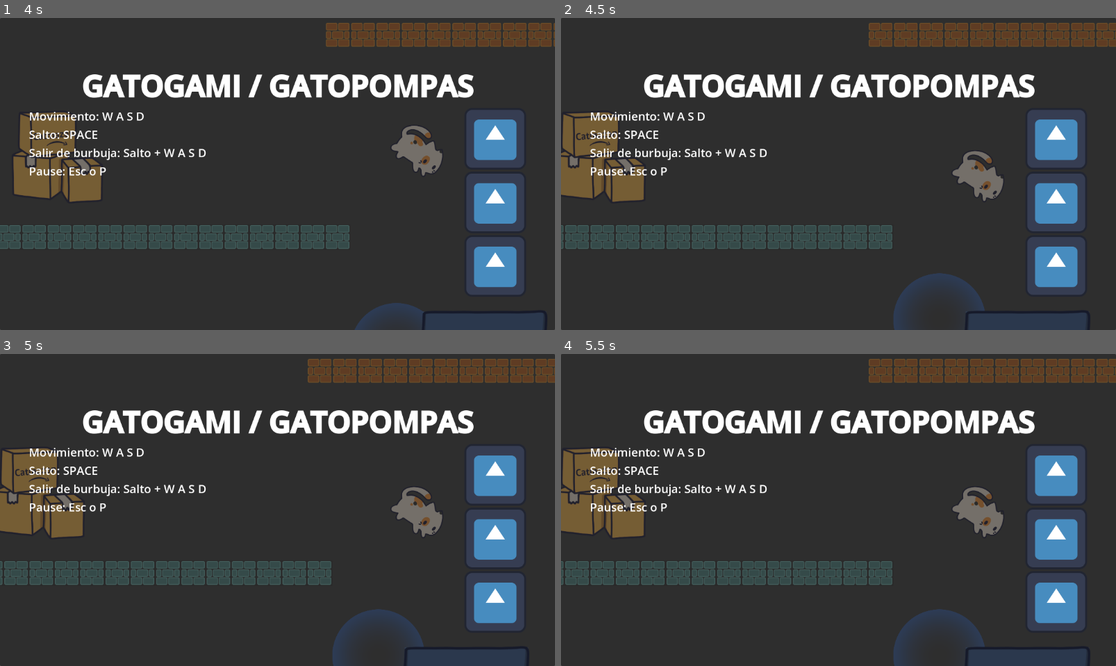
Above: before the commit, frames 1-4 (two rows, left to right).
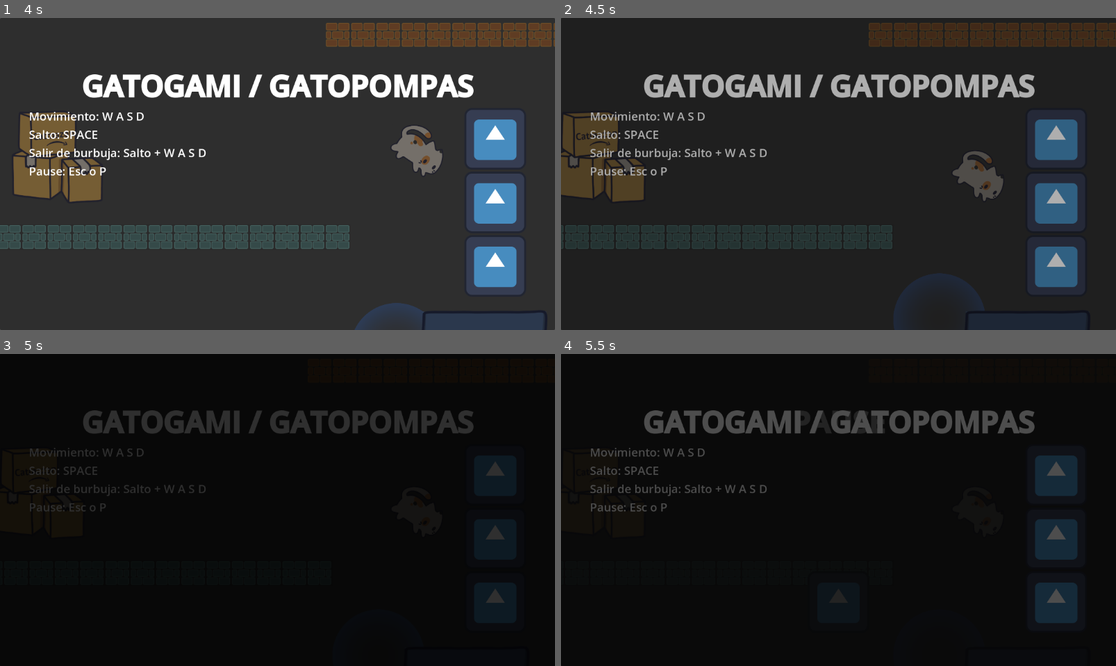
Above: after the commit, the same moments.

Repository: ManuelOteroFernandez/GGJ25
Game: Godot game, scene res://Enviroment/Game.tscn
Two runs of this game, one before a commit and one after it. Both use one fixed random seed, a clock stepped at 60 frames per second and the inputs below. The engine's default icon, where the game draws it, is replaced by a stand-in: a white triangle on a blue panel in a dark square.
Inputs:
- Up to frame 1 (4 s): tap Enter (ui_accept) at 0.5, 0.77, 1.52, 3.02, 3.77 s; hold Right (ui_right) 0.53-2.03 s; hold Left (ui_left) 2.03-2.78 s; hold Right (ui_right) from 2.78 s (still down)
- Up to frame 2 (4.5 s): tap Escape (pause) at 4.15 s; release Right (ui_right) at 4.28 s; hold Left (ui_left) from 4.28 s (still down)
- Up to frame 3 (5 s): keep holding Left (ui_left); tap Enter (ui_accept) at 4.52 s
- Up to frame 4 (5.5 s): release Left (ui_left) at 5.03 s; hold Right (ui_right) from 5.03 s (still down)

Frame 1 is identical in both runs. In frame 2, 18% of the frame differs, in the area x 0-100%, y 1-100%; in frame 3, 100%, in the area x 0-100%, y 0-100%; in frame 4, 100%.

Commit message:
pause menu

Diff:
--- a/Enviroment/Game.tscn
+++ b/Enviroment/Game.tscn
@@ -7,9 +7,10 @@
 [ext_resource type="PackedScene" uid="uid://dnn87aqvrb6mj" path="res://Bubble/BubbleGenerator.tscn" id="3_y6ar3"]
 [ext_resource type="PackedScene" uid="uid://cuo8j65d6g5ep" path="res://AirBlower/AirBlower.tscn" id="4_r2p2q"]
 [ext_resource type="PackedScene" uid="uid://bikkpuuf1fguh" path="res://Checkpoints/checkpoint.tscn" id="5_evd3c"]
-[ext_resource type="PackedScene" path="res://enemies/goose.tscn" id="6_2m7wg"]
+[ext_resource type="PackedScene" uid="uid://c0ciq8i8jqgak" path="res://enemies/goose.tscn" id="6_2m7wg"]
 [ext_resource type="PackedScene" uid="uid://bchnsttsurq8c" path="res://UI/MainMenu.tscn" id="8_753ur"]
 [ext_resource type="PackedScene" uid="uid://dbcv57i5bh274" path="res://UI/fade_screen.tscn" id="8_wvjf0"]
+[ext_resource type="PackedScene" uid="uid://bnf2ne0knnysg" path="res://UI/MenuPause.tscn" id="9_10i7p"]
 
 [sub_resource type="TileSetAtlasSource" id="TileSetAtlasSource_urob0"]
 texture = ExtResource("3_t23de")
@@ -214,6 +215,10 @@
 
 [node name="CanvasLayer" type="CanvasLayer" parent="."]
 
+[node name="PauseMenu" parent="CanvasLayer" node_paths=PackedStringArray("fade") instance=ExtResource("9_10i7p")]
+visible = false
+fade = NodePath("../fade_screen")
+
 [node name="MainMenu" parent="CanvasLayer" node_paths=PackedStringArray("fade") instance=ExtResource("8_753ur")]
 fade = NodePath("../fade_screen")
 metadata/_edit_use_anchors_ = true
--- a/GameController.gd
+++ b/GameController.gd
@@ -1,4 +1,6 @@
 extends Node
+
+signal pause_signal
 
 # Enum para tipos de burbulla
 enum bubbleType {
@@ -10,9 +12,18 @@
 
 var last_checkpoint_position = Vector2(0,0)
 
+var in_menu = true
+
 func _ready() -> void:
 	process_mode = Node.PROCESS_MODE_ALWAYS
 
 func _input(event: InputEvent) -> void:
 	if event.is_action_pressed("pause",true):
-		get_tree().paused = not get_tree().paused
+		pause()
+
+func init_game():
+	in_menu = false
+
+func pause():
+	get_tree().paused = not get_tree().paused
+	pause_signal.emit()
--- /dev/null
+++ b/UI/MenuPause.tscn
@@ -0,0 +1,42 @@
+[gd_scene load_steps=5 format=3 uid="uid://bnf2ne0knnysg"]
+
+[ext_resource type="Theme" uid="uid://c0spuf5fuqnr6" path="res://new_theme.tres" id="1_r6o1r"]
+[ext_resource type="Script" path="res://UI/menu_pause.gd" id="2_f4kjv"]
+[ext_resource type="Texture2D" uid="uid://ccrlpljsdhna4" path="res://icon.svg" id="3_x86si"]
+
+[sub_resource type="StyleBoxEmpty" id="StyleBoxEmpty_tihdv"]
+
+[node name="PauseMenu" type="PanelContainer"]
+anchors_preset = 15
+anchor_right = 1.0
+anchor_bottom = 1.0
+grow_horizontal = 2
+grow_vertical = 2
+theme = ExtResource("1_r6o1r")
+script = ExtResource("2_f4kjv")
+
+[node name="MarginContainer" type="MarginContainer" parent="."]
+layout_mode = 2
+theme = ExtResource("1_r6o1r")
+
+[node name="VBoxContainer" type="VBoxContainer" parent="MarginContainer"]
+layout_mode = 2
+
+[node name="RichTextLabel" type="RichTextLabel" parent="MarginContainer/VBoxContainer"]
+layout_mode = 2
+theme = ExtResource("1_r6o1r")
+bbcode_enabled = true
+text = "[center][b]PAUSE[/b][/center]"
+fit_content = true
+
+[node name="HSeparator" type="HSeparator" parent="MarginContainer/VBoxContainer"]
+layout_mode = 2
+theme_override_constants/separation = 260
+theme_override_styles/separator = SubResource("StyleBoxEmpty_tihdv")
+
+[node name="btnContinue" type="TextureButton" parent="MarginContainer/VBoxContainer"]
+layout_mode = 2
+size_flags_horizontal = 4
+texture_normal = ExtResource("3_x86si")
+
+[connection signal="pressed" from="MarginContainer/VBoxContainer/btnContinue" to="." method="_on_btn_continue_pressed"]
--- a/UI/fade_screen.gd
+++ b/UI/fade_screen.gd
@@ -1,5 +1,8 @@
 class_name FadeScreen extends ColorRect
 signal end_fade_signal
+
+func _ready() -> void:
+	process_mode = Node.PROCESS_MODE_ALWAYS
 
 func to_black():
 	$AnimationPlayer.play("to_black")
--- a/UI/mainMenu.gd
+++ b/UI/mainMenu.gd
@@ -2,6 +2,9 @@
 signal init_game_signal
 
 @export var fade: FadeScreen
+
+func _ready() -> void:
+	process_mode = Node.PROCESS_MODE_ALWAYS
 
 func _on_close_credits() -> void:
 	fade.connect("end_fade_signal",	_change_main_to_credits )
--- /dev/null
+++ b/UI/menu_pause.gd
@@ -0,0 +1,35 @@
+extends PanelContainer
+
+
+@export var fade: FadeScreen
+
+func _ready() -> void:
+	GameController.pause_signal.connect(on_pause)
+	process_mode = Node.PROCESS_MODE_ALWAYS
+
+func on_pause():
+	if not get_tree().paused:
+		_continue_1()
+
+	else:
+		fade.connect("end_fade_signal",	_show_pause_menu )
+		fade.to_black()
+
+func _show_pause_menu():
+	fade.disconnect("end_fade_signal", _show_pause_menu)
+	visible = true
+	fade.to_white()
+
+
+func _on_btn_continue_pressed() -> void:
+	GameController.pause()
+
+func _continue_1():
+	fade.connect("end_fade_signal",	_continue )
+	fade.to_black()
+
+
+func _continue() -> void:
+	fade.disconnect("end_fade_signal", _continue)
+	visible = false
+	fade.to_white()
Not shown: 1 places in Enviroment/Game.tscn that only renumber resources
